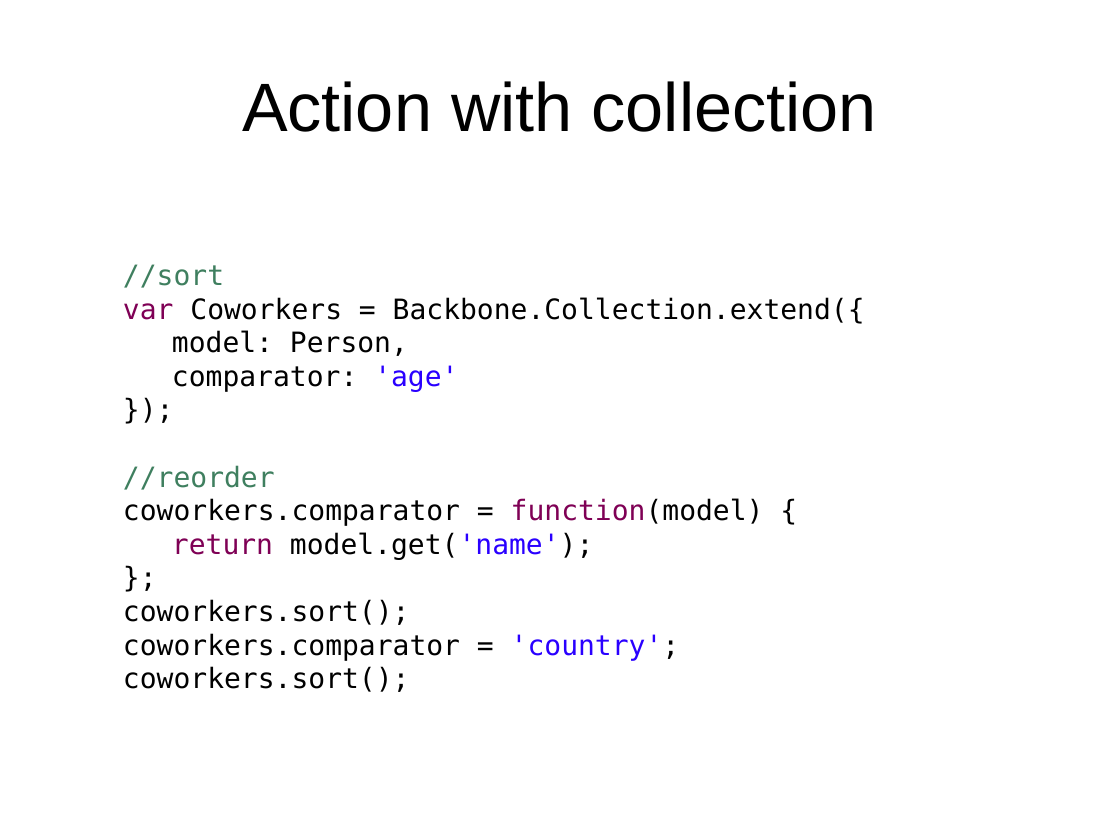
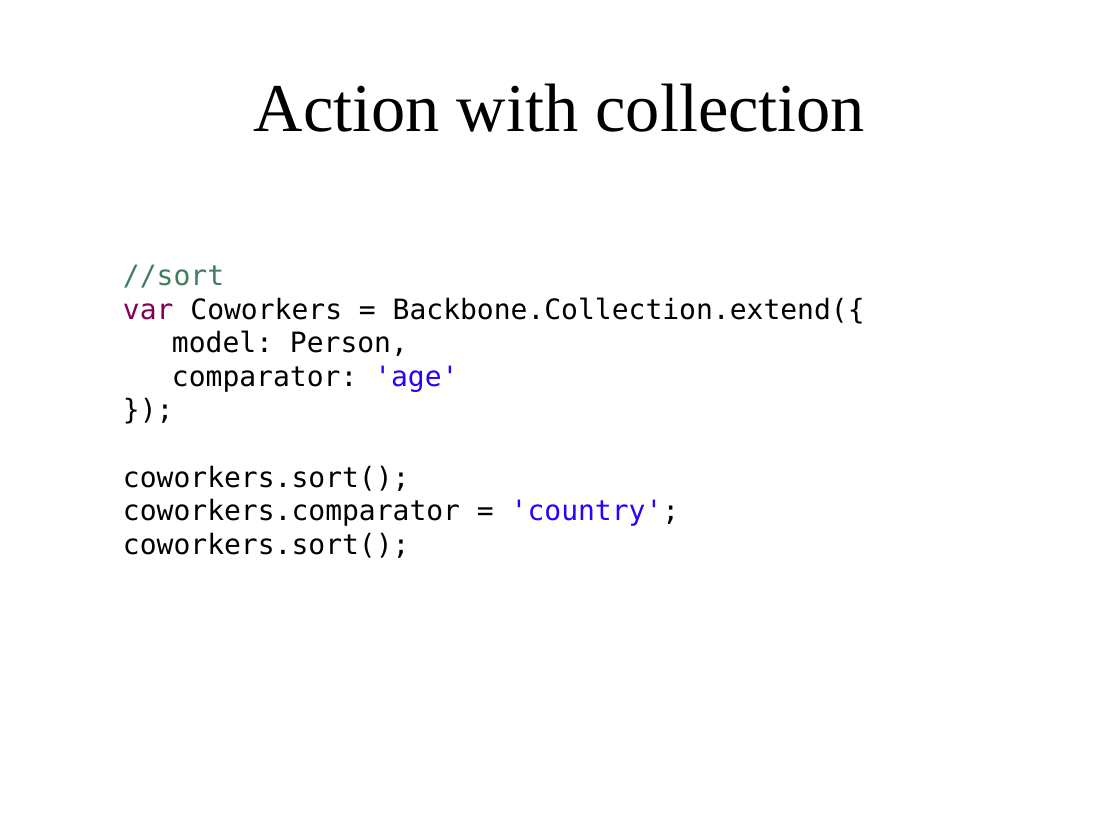
Before and after one commit to maivantan1992/DemoBackBone, a slide deck: slide 12 of DemoBackBone/src/main/resources/Slide/Backbone.pptx. Drawn at 1120x840 pixels with LibreOffice and Linux fonts; fonts in the diff are those of the drawing. Boxes give left, top, right and bottom in pixels: in the first picture for what was removed or moved away, otherwise in the second. Text is boxed around its words. In the diff, an @@ line names an element or a change of style, - is before the commit and + after.

```diff
--- a/DemoBackBone/src/main/resources/Slide/Backbone.pptx
+++ b/DemoBackBone/src/main/resources/Slide/Backbone.pptx
@@ title "Action with collection" at (254,83,865,132): font Arial to Times New Roman @@
@@ text at (123,465,764,560): paragraphs removed @@
-//reorder
-coworkers.comparator = function(model) {
-return model.get('name');
-};
```
Also in this commit, not shown: 17 other slides changed, 2 slides added, 2 slides removed, 1 other file.
